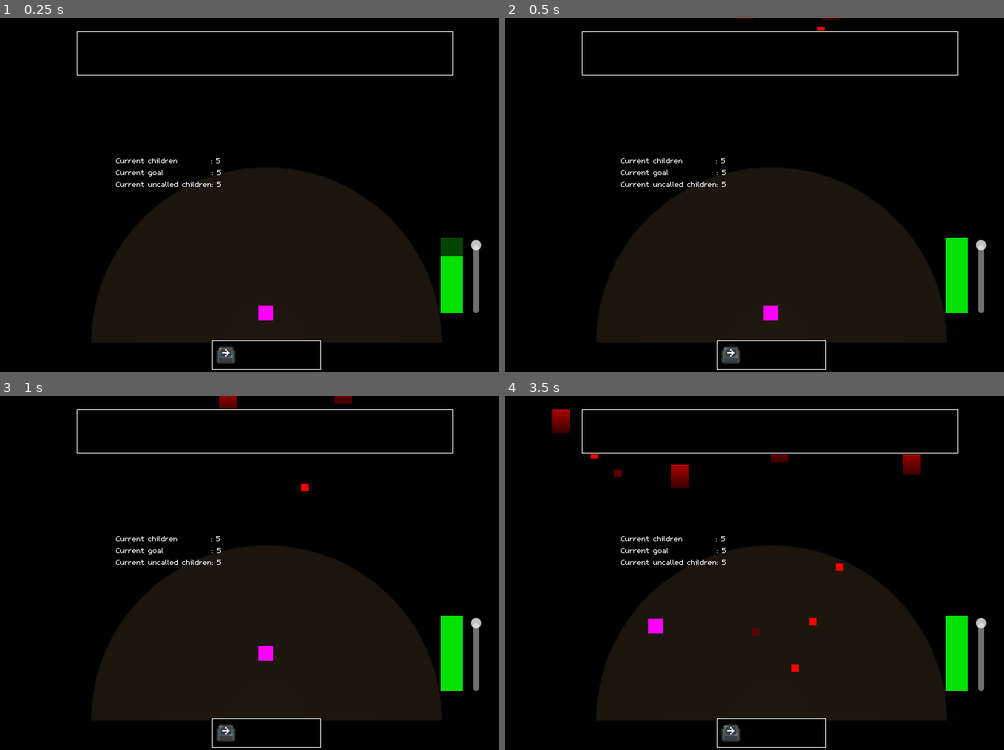
Above: before the commit, frames 1-4 (two rows, left to right).
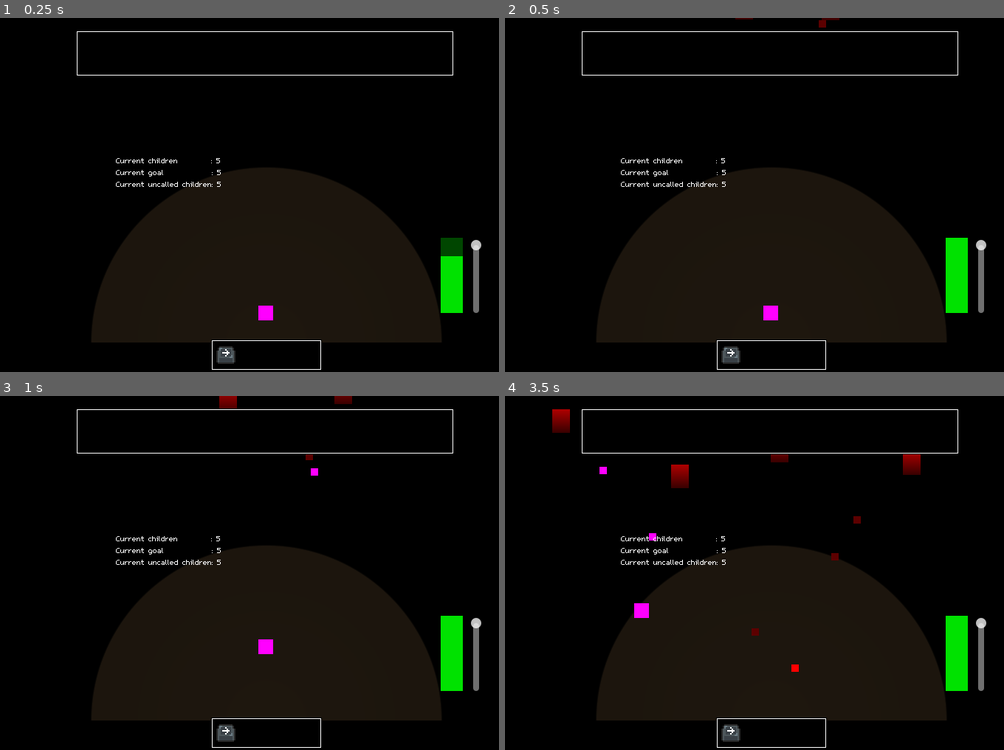
Above: after the commit, the same moments.

Repository: InRe-Dan/MiniJameGam34
Game: Godot game, scene res://Main/main.tscn
Two runs of this game, one before a commit and one after it. Both use one fixed random seed, a clock stepped at 60 frames per second and the inputs below.
Inputs:
- Up to frame 1 (0.25 s): no input
- Up to frame 2 (0.5 s): no input
- Up to frame 3 (1 s): hold W (move_up) from 0.53 s (still down)
- Up to frame 4 (3.5 s): release W (move_up) at 2.03 s; hold A (move_left) from 2.03 s (still down)

Frame 1 is identical in both runs. In frame 2, less than 0.1% of the frame differs, in the area x 62-65%, y 0-4%; in frame 3, 0.2%; in frame 4, 0.5%, in the area x 17-72%, y 16-68%.

Commit message:
Added soda and puddle
garbage code

Diff:
--- /dev/null
+++ b/Hazard/Hazards/puddle.tscn
@@ -0,0 +1,18 @@
+[gd_scene load_steps=2 format=3 uid="uid://cw5pe6117mjgu"]
+
+[ext_resource type="PackedScene" uid="uid://bcudix53js4vw" path="res://Hazard/hazard.tscn" id="1_g0dmh"]
+
+[node name="Puddle" instance=ExtResource("1_g0dmh")]
+force = 3.0
+hitstun = 1.6
+lingering = true
+
+[node name="Sprite2D" parent="." index="0"]
+modulate = Color(0, 0.2, 1, 1)
+
+[node name="Lifetime" type="Timer" parent="." index="2"]
+wait_time = 10.0
+one_shot = true
+autostart = true
+
+[connection signal="timeout" from="Lifetime" to="." method="_on_lifetime_timeout"]
--- /dev/null
+++ b/Hazard/Hazards/soda.tscn
@@ -0,0 +1,9 @@
+[gd_scene load_steps=3 format=3 uid="uid://ca6r6ki04qi2t"]
+
+[ext_resource type="PackedScene" uid="uid://bcudix53js4vw" path="res://Hazard/hazard.tscn" id="1_dky05"]
+[ext_resource type="PackedScene" uid="uid://cw5pe6117mjgu" path="res://Hazard/Hazards/puddle.tscn" id="2_63uud"]
+
+[node name="Soda" instance=ExtResource("1_dky05")]
+speed = 300.0
+satisfaction = 0.01
+lingering_spawn = ExtResource("2_63uud")
--- a/Hazard/Hazards/tomato.tscn
+++ b/Hazard/Hazards/tomato.tscn
@@ -7,4 +7,4 @@
 speed = 215.0
 force = 0.8
 satisfaction = 0.01
-hitstun = 0.8
+hitstun = 0.6
--- a/Hazard/hazard.gd
+++ b/Hazard/hazard.gd
@@ -1,11 +1,15 @@
 class_name Hazard
 extends Area2D
 ## Hazard class
+
+signal spawn_lingering(hazard)
 
 @export var speed: float
 @export var force: float
 @export var satisfaction: float
 @export var hitstun: float
+@export var lingering_spawn: PackedScene
+@export var lingering: bool
 
 var velocity: Vector2 = Vector2.ZERO
 var direction: Vector2 = Vector2.ZERO
@@ -26,5 +30,15 @@
 func _on_body_entered(body: Node2D) -> void:
 	if not body is Player: return
 
-	(body as Player).hit(direction * speed * force * 5, satisfaction, hitstun)
+	if lingering: direction = body.position.direction_to(position)
+	(body as Player).hit(direction * force * 1000, satisfaction, hitstun)
+	if lingering_spawn:
+		var hazard: Hazard = lingering_spawn.instantiate()
+		hazard.position = position
+		spawn_lingering.emit(hazard)
+	if not lingering: queue_free()
+
+
+## Lifetime ended (bruh)
+func _on_lifetime_timeout() -> void:
 	queue_free()
--- a/Hazard/hazard_manager.gd
+++ b/Hazard/hazard_manager.gd
@@ -40,6 +40,7 @@
 ## Spawns a hazard
 func spawn_hazard(hazard: Hazard) -> void:
 	var spectator: Spectator = audience.get_children().pick_random()
+	hazard.spawn_lingering.connect(_on_hazard_deployed, ConnectFlags.CONNECT_DEFERRED)
 	spectator.prepare_hazard(hazard)
 	time_since_last_hazard = 0.
 	# Between 0.6 and 1.4
--- a/Main/main.tscn
+++ b/Main/main.tscn
@@ -9,6 +9,7 @@
 [ext_resource type="PackedScene" uid="uid://bko632gtiaj3s" path="res://Hazard/Hazards/tomato.tscn" id="5_l85j4"]
 [ext_resource type="PackedScene" uid="uid://cn6cudnyv88qp" path="res://Hazard/Hazards/chair.tscn" id="6_na7sg"]
 [ext_resource type="Script" path="res://Main/approval_rating.gd" id="7_id6l1"]
+[ext_resource type="PackedScene" uid="uid://ca6r6ki04qi2t" path="res://Hazard/Hazards/soda.tscn" id="7_qpxy0"]
 [ext_resource type="PackedScene" uid="uid://clt5oswt5gxrq" path="res://Jokes/dialogue_container.tscn" id="8_mh3dp"]
 
 [sub_resource type="Gradient" id="Gradient_4vja1"]
@@ -37,6 +38,10 @@
 script = ExtResource("4_o1nxd")
 hazard = ExtResource("6_na7sg")
 
+[sub_resource type="Resource" id="Resource_h0wcy"]
+script = ExtResource("4_o1nxd")
+hazard = ExtResource("7_qpxy0")
+
 [sub_resource type="WorldBoundaryShape2D" id="WorldBoundaryShape2D_mip7o"]
 normal = Vector2(1, 0)
 
@@ -80,12 +85,12 @@
 [node name="Player" parent="." instance=ExtResource("1_bg8e3")]
 position = Vector2(360, 400)
 collision_mask = 34
-movement_speed = 120.0
+movement_speed = 140.0
 acceleration = 24.0
 
 [node name="HazardManager" type="Node2D" parent="."]
 script = ExtResource("3_lubpb")
-hazards = Array[ExtResource("4_o1nxd")]([SubResource("Resource_wi5i0"), SubResource("Resource_fbii7")])
+hazards = Array[ExtResource("4_o1nxd")]([SubResource("Resource_wi5i0"), SubResource("Resource_fbii7"), SubResource("Resource_h0wcy")])
 
 [node name="Hazards" type="Node2D" parent="HazardManager"]
 
@@ -121,6 +126,7 @@
 collision_mask = 0
 
 [node name="CollisionPolygon2D" type="CollisionPolygon2D" parent="Collision/Stage"]
+position = Vector2(0, -40)
 polygon = PackedVector2Array(121, 478, 135, 402, 168, 336, 231, 278, 294, 249, 362, 241, 427, 251, 485, 277, 534, 317, 574, 374, 594, 438, 600, 530, 119, 529, 122, 510, 122, 510)
 
 [node name="SpectatorArea" type="StaticBody2D" parent="Collision"]
@@ -129,6 +135,7 @@
 collision_mask = 0
 
 [node name="Bounds" type="CollisionPolygon2D" parent="Collision/SpectatorArea"]
+position = Vector2(0, -40)
 polygon = PackedVector2Array(240, 0, 236.354, -41.676, 225.526, -82.085, 207.846, -120, 183.851, -154.269, 154.269, -18 …(263 unchanged characters)…
 
 [node name="Control" type="Control" parent="."]
--- a/Player/player.gd
+++ b/Player/player.gd
@@ -37,6 +37,7 @@
 
 ## Applies stun
 func stun(stun_duration: float) -> void:
+	if stun_duration == 0: return
 	if stun_timer.is_stopped() or stun_duration > stun_timer.wait_time:
 		stun_timer.stop()
 		stun_timer.wait_time = stun_duration
@@ -46,7 +47,7 @@
 
 ## Stun period began
 func _on_stun_start() -> void:
-	speed_mod = 0.5
+	speed_mod = 0.4
 
 
 ## Stun period ended
Not shown: 1 places in Main/main.tscn that only renumber resources
